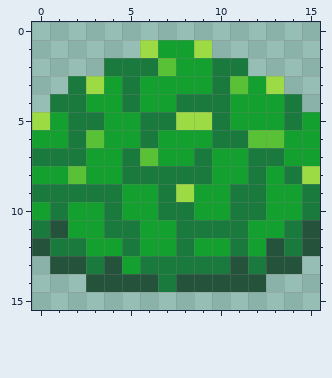
Edited in one commit: pixel-art sprite (Assets/Sprites/LevelObjects/Bush.png). That is the earlier state.
The file is 16x16 pixels.
The result:
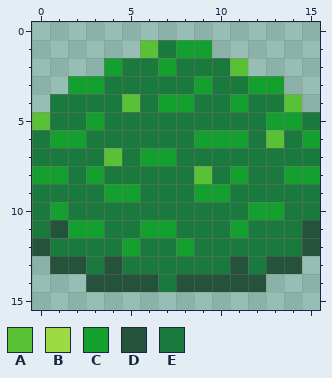
Palette (. is transparent): A #59c135  B #9cdb43  C #14a02e  D #24523b  E #1a7a3e
The edit:
Colour B becomes colour A in row 1 at x 6; in row 5 at x 0.
Colour C becomes colour A in row 7 at x 4.
Colour E becomes colour A in row 2 at x 11; in row 4 at x 5 and 14; in row 8 at x 9.
Colour A becomes colour C in row 2 at x 7; in row 7 at x 6.
Colour B becomes colour C in row 1 at x 9; in row 3 at x 3 and 13; in row 8 at x 15.
Colour E becomes colour C in row 2 at x 4; in row 3 at x 2; in row 4 at x 8; in row 5 at x 3 and 14; in row 6 at x 2 and 10 to 11; in row 8 at x 14.
Colour E becomes colour C in row 9 at x 4; in row 10 at x 1 and 12; in row 11 at x 11; in row 12 at x 5 and 8.
Colour A becomes colour E in row 3 at x 11; in row 6 at x 3 and 12; in row 8 at x 2.
Colour B becomes colour E in row 5 at x 8 to 9; in row 9 at x 8.
Colour C becomes colour E in row 1 at x 7; in row 2 at x 8 to 9; in row 3 at x 4 and 6 to 8; in row 4 at x 3 to 4, 6 and 12 to 13; in row 5 at x 1, 4 to 5, 11 to 12 and 15; in row 6 at x 0, 4 to 5, 7 to 8 and 14.
Colour C becomes colour E in row 7 at x 3, 8, 10 to 11 and 14 to 15; in row 8 at x 4, 10 and 13; in row 9 at x 6 and 13 to 14; in row 10 at x 0, 2 to 3, 5 to 6, 9 to 10 and 14; in row 11 at x 12 to 13; in row 12 at x 3 to 4, 6 to 7, 9 to 10 and 12.
Colour C becomes colour E in row 13 at x 5.
Colour D becomes colour E in row 12 at x 13.
Changed places in both pictures, as pixel boxes (x1, y1, x2, y2):
changed: (32, 40, 320, 274)
